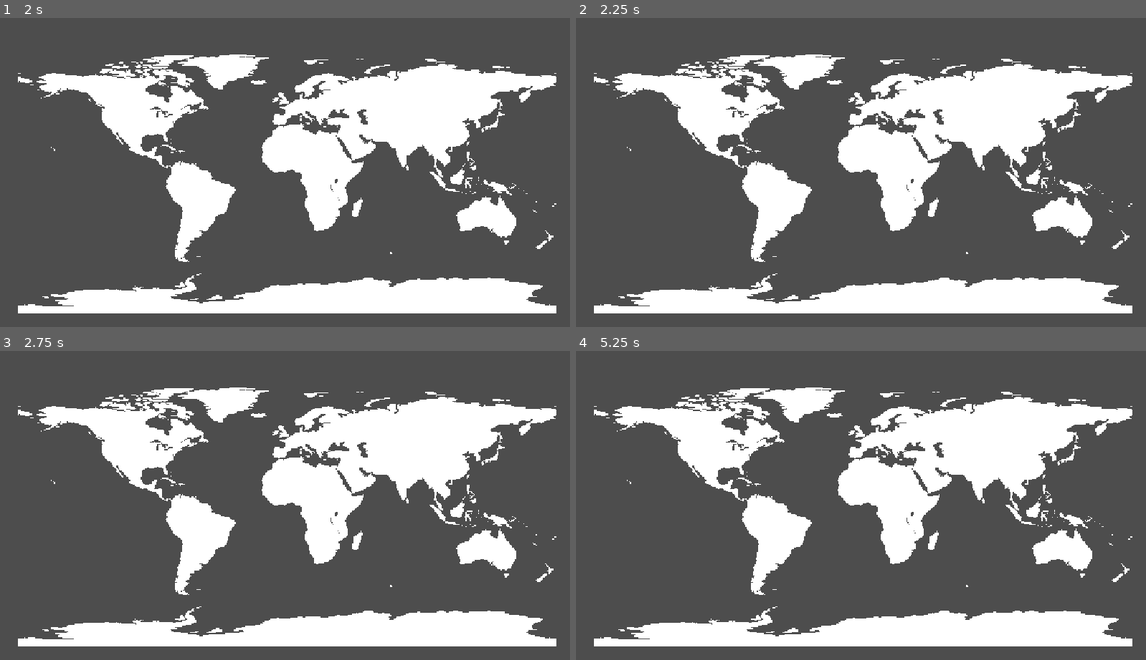
Above: before the commit, frames 1-4 (two rows, left to right).
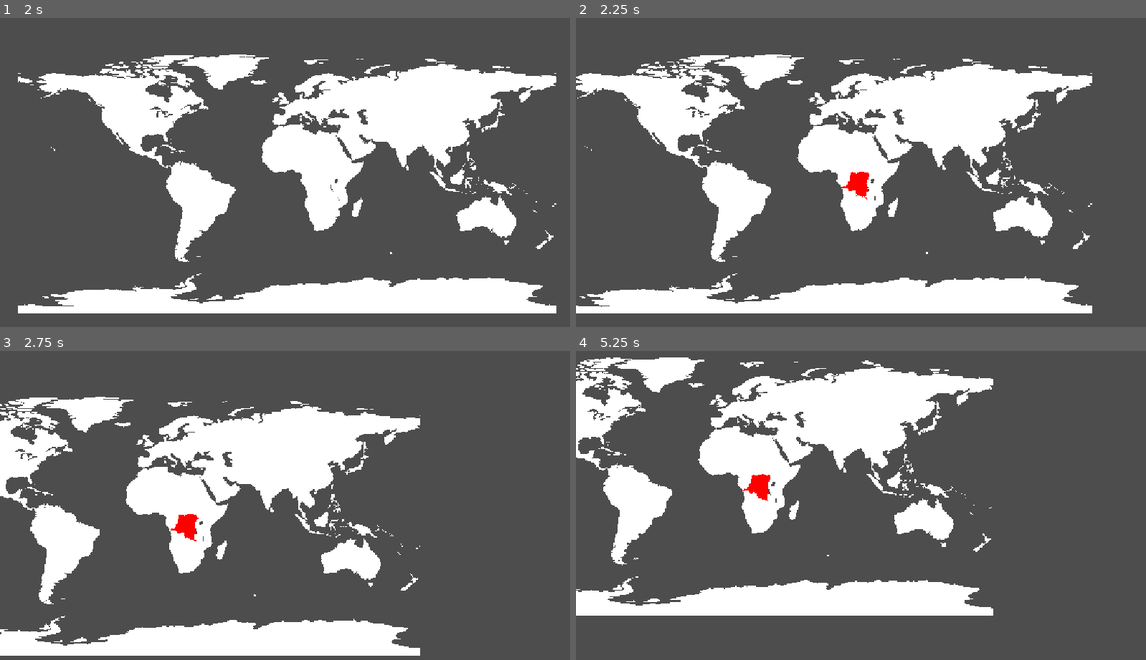
Above: after the commit, the same moments.

Repository: gixerl/OnlyLands
Game: Godot game, scene res://Scenes/map.tscn
Same seed, same stepped clock (60 frames per second), same inputs: the game is played once before the commit and once after it. This scene is started directly instead of the project's main scene.
Inputs (mouse positions are in pixels of both pictures, inside the frame that each line leads up to):
- Up to frame 1 (2 s): tap Enter at 0.5 s; drag from (285, 178) to (342, 107) at 0.52 s; tap Space at 1.25 s; drag from (285, 178) to (256, 243) at 1.27 s
- Up to frame 2 (2.25 s): tap Enter at 2 s; move the mouse to (861, 178) at 2.02 s; hold D (camera_move_right, bound only after the commit) from 2.03 s (still down); click (861, 178) at 2.17 s
- Up to frame 3 (2.75 s): keep holding D (camera_move_right, bound only after the commit); tap W (camera_move_up, bound only after the commit) at 2.3 s
- Up to frame 4 (5.25 s): release D (camera_move_right, bound only after the commit) at 2.75 s; drag from (861, 511) to (690, 462) at 2.77 s; tap Space at 3.5, 5 s; drag from (861, 511) to (889, 511) at 3.52 s; tap Enter at 4.25 s; drag from (861, 511) to (775, 431) at 4.27 s; move the mouse to (861, 511) at 5.02 s; hold S (camera_move_down, bound only after the commit) from 5.03 s (still down); click (861, 511) at 5.17 s

Frame 1 is identical in both runs. In frame 2, 21% of the frame differs, in the area x 0-98%, y 11-96%; in frame 3, 31%; in frame 4, 41%, in the area x 0-98%, y 2-96%.

Commit message:
Fully implemented Camera
-zoom
-move

-no trackpad support yet

Diff:
--- a/Scenes/map.tscn
+++ b/Scenes/map.tscn
@@ -1,9 +1,11 @@
-[gd_scene load_steps=2 format=3 uid="uid://cv50v0enxc5r4"]
+[gd_scene load_steps=3 format=3 uid="uid://cv50v0enxc5r4"]
 
 [ext_resource type="Script" uid="uid://d1tt18q0q3xg6" path="res://Scenes/map.gd" id="1_s486e"]
+[ext_resource type="Script" uid="uid://cibvewujevwnr" path="res://Scripts/camera_2d.gd" id="2_7yn8b"]
 
 [node name="Map" type="Node2D"]
 script = ExtResource("1_s486e")
 
 [node name="Camera2D" type="Camera2D" parent="."]
 zoom = Vector2(3, 3)
+script = ExtResource("2_7yn8b")
--- /dev/null
+++ b/Scripts/camera_2d.gd
@@ -0,0 +1,42 @@
+extends Camera2D
+var zoomTarget = Vector2()
+@export var zoomSpeed : float = 10;
+
+func _ready():
+	zoomTarget=zoom
+	pass
+func _process(delta):
+	Zoom(delta)
+	SimplePan(delta)
+	ClickAndDrag()
+
+
+func Zoom(delta):
+	var zoomTargetBefore = zoomTarget
+	if Input.is_action_pressed("camera_zoom_in"):
+		zoomTarget = zoom*1.1
+	if Input.is_action_pressed("camera_zoom_out"):
+		zoomTarget = zoom*0.9
+
+	if zoomTarget.x < 20 && zoomTarget.x >= 3:
+		zoom = zoom.slerp(zoomTarget, zoomSpeed * delta)
+	else:
+		zoomTarget = zoomTargetBefore
+
+func SimplePan(delta):
+	var moveAmount = Vector2.ZERO
+	if Input.is_action_pressed("camera_move_right"):
+		moveAmount.x +=1
+	if Input.is_action_pressed("camera_move_left"):
+		moveAmount.x -=1
+	if Input.is_action_pressed("camera_move_up"):
+		moveAmount.y -=1
+	if Input.is_action_pressed("camera_move_down"):
+		moveAmount.y +=1
+
+	moveAmount = moveAmount.normalized()
+
+	position+=moveAmount * delta * 400 * 1/zoom.x
+
+func ClickAndDrag():
+	pass
--- a/project.godot
+++ b/project.godot
@@ -20,6 +20,45 @@
 window/size/mode=3
 window/stretch/mode="canvas_items"
 
+[input]
+
+camera_move_right={
+"deadzone": 0.2,
+"events": [Object(InputEventKey,"resource_local_to_scene":false,"resource_name":"","device":-1,"window_id":0,"alt_pressed":false,"shift_pressed":false,"ctrl_pressed":false,"meta_pressed":false,"pressed":false,"keycode":0,"physical_keycode":68,"key_label":0,"unicode":100,"location":0,"echo":false,"script":null)
+, Object(InputEventKey,"resource_local_to_scene":false,"resource_name":"","device":-1,"window_id":0,"alt_pressed":false,"shift_pressed":false,"ctrl_pressed":false,"meta_pressed":false,"pressed":false,"keycode":0,"physical_keycode":4194321,"key_label":0,"unicode":0,"location":0,"echo":false,"script":null)
+]
+}
+camera_move_left={
+"deadzone": 0.2,
+"events": [Object(InputEventKey,"resource_local_to_scene":false,"resource_name":"","device":-1,"window_id":0,"alt_pressed":false,"shift_pressed":false,"ctrl_pressed":false,"meta_pressed":false,"pressed":false,"keycode":0,"physical_keycode":65,"key_label":0,"unicode":97,"location":0,"echo":false,"script":null)
+, Object(InputEventKey,"resource_local_to_scene":false,"resource_name":"","device":-1,"window_id":0,"alt_pressed":false,"shift_pressed":false,"ctrl_pressed":false,"meta_pressed":false,"pressed":false,"keycode":0,"physical_keycode":4194319,"key_label":0,"unicode":0,"location":0,"echo":false,"script":null)
+]
+}
+camera_move_up={
+"deadzone": 0.2,
+"events": [Object(InputEventKey,"resource_local_to_scene":false,"resource_name":"","device":-1,"window_id":0,"alt_pressed":false,"shift_pressed":false,"ctrl_pressed":false,"meta_pressed":false,"pressed":false,"keycode":0,"physical_keycode":87,"key_label":0,"unicode":119,"location":0,"echo":false,"script":null)
+, Object(InputEventKey,"resource_local_to_scene":false,"resource_name":"","device":-1,"window_id":0,"alt_pressed":false,"shift_pressed":false,"ctrl_pressed":false,"meta_pressed":false,"pressed":false,"keycode":0,"physical_keycode":4194320,"key_label":0,"unicode":0,"location":0,"echo":false,"script":null)
+]
+}
+camera_move_down={
+"deadzone": 0.2,
+"events": [Object(InputEventKey,"resource_local_to_scene":false,"resource_name":"","device":-1,"window_id":0,"alt_pressed":false,"shift_pressed":false,"ctrl_pressed":false,"meta_pressed":false,"pressed":false,"keycode":0,"physical_keycode":83,"key_label":0,"unicode":115,"location":0,"echo":false,"script":null)
+, Object(InputEventKey,"resource_local_to_scene":false,"resource_name":"","device":-1,"window_id":0,"alt_pressed":false,"shift_pressed":false,"ctrl_pressed":false,"meta_pressed":false,"pressed":false,"keycode":0,"physical_keycode":4194322,"key_label":0,"unicode":0,"location":0,"echo":false,"script":null)
+]
+}
+camera_zoom_in={
+"deadzone": 0.2,
+"events": [Object(InputEventMouseButton,"resource_local_to_scene":false,"resource_name":"","device":-1,"window_id":0,"alt_pressed":false,"shift_pressed":false,"ctrl_pressed":false,"meta_pressed":false,"button_mask":0,"position":Vector2(0, 0),"global_position":Vector2(0, 0),"factor":1.0,"button_index":5,"canceled":false,"pressed":false,"double_click":false,"script":null)
+, Object(InputEventKey,"resource_local_to_scene":false,"resource_name":"","device":-1,"window_id":0,"alt_pressed":false,"shift_pressed":false,"ctrl_pressed":false,"meta_pressed":false,"pressed":false,"keycode":0,"physical_keycode":79,"key_label":0,"unicode":111,"location":0,"echo":false,"script":null)
+]
+}
+camera_zoom_out={
+"deadzone": 0.2,
+"events": [Object(InputEventMouseButton,"resource_local_to_scene":false,"resource_name":"","device":-1,"window_id":0,"alt_pressed":false,"shift_pressed":false,"ctrl_pressed":false,"meta_pressed":false,"button_mask":0,"position":Vector2(0, 0),"global_position":Vector2(0, 0),"factor":1.0,"button_index":4,"canceled":false,"pressed":false,"double_click":false,"script":null)
+, Object(InputEventKey,"resource_local_to_scene":false,"resource_name":"","device":-1,"window_id":0,"alt_pressed":false,"shift_pressed":false,"ctrl_pressed":false,"meta_pressed":false,"pressed":false,"keycode":0,"physical_keycode":80,"key_label":0,"unicode":112,"location":0,"echo":false,"script":null)
+]
+}
+
 [rendering]
 
 renderer/rendering_method="gl_compatibility"
Not shown, added: Scripts/camera_2d.gd.uid
Not shown, changed: .DS_Store
Not shown, added: Assets/.DS_Store
Not shown, added: Assets/Map/.DS_Store
